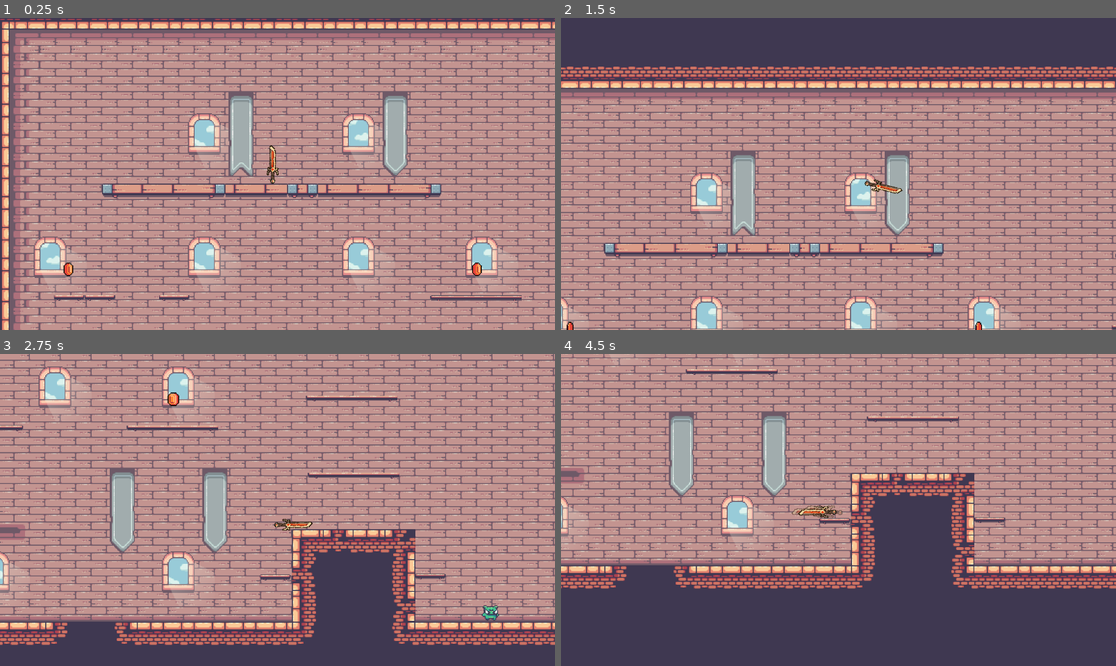
Above: before the commit, frames 1-4 (two rows, left to right).
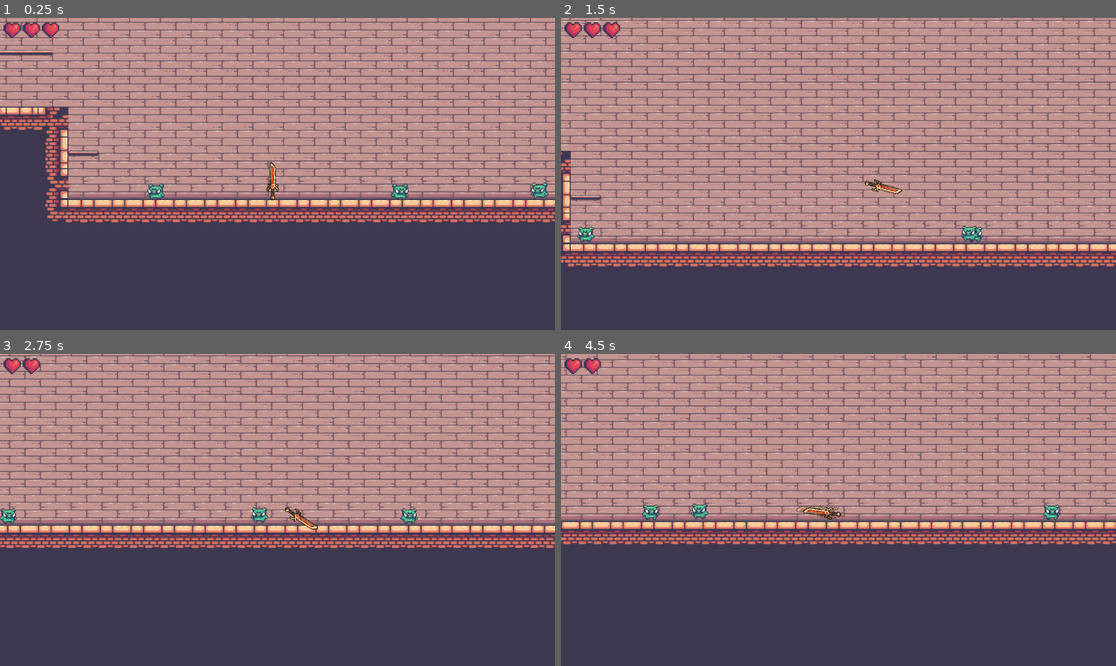
Above: after the commit, the same moments.

Repository: DonTangen/KnifeFight
Game: Godot game, scene res://scenes/game.tscn
Same seed, same stepped clock (60 frames per second), same inputs: the game is played once before the commit and once after it. Before the commit the project has no main scene; this scene is started directly in both runs.
Inputs (mouse positions are in pixels of both pictures, inside the frame that each line leads up to):
- Up to frame 1 (0.25 s): no input
- Up to frame 2 (1.5 s): move the mouse to (960, 158) at 0.52 s; hold D (move_right) from 0.53 s (still down); click (960, 158) at 0.6 s; tap Space (jump) at 0.77 s; move the mouse to (727, 189) at 1.27 s; right-click (727, 189) at 1.35 s
- Up to frame 3 (2.75 s): tap Space (jump) at 1.52 s; move the mouse to (333, 441) at 2.02 s; release D (move_right) at 2.03 s; hold A (move_left) from 2.03 s (still down); click (333, 441) at 2.1 s
- Up to frame 4 (4.5 s): move the mouse to (810, 572) at 2.77 s; release A (move_left) at 2.78 s; hold D (move_right) 2.78-4.28 s; right-click (810, 572) at 2.85 s; tap Space (jump) at 3.02, 3.77 s; move the mouse to (1005, 556) at 3.52 s; click (1005, 556) at 3.6 s; move the mouse to (672, 463) at 4.27 s; hold A (move_left) from 4.28 s (still down); right-click (672, 463) at 4.35 s

The runs differ from the first frame. In frame 1, 66% of the frame differs, in the area x 0-100%, y 0-100%; in frame 2, 71%; in frame 3, 57%; in frame 4, 44%.

Commit message:
chore: merging all branches

Diff:
--- a/project.godot
+++ b/project.godot
@@ -11,9 +11,16 @@
 [application]
 
 config/name="KnifeFight"
-run/main_scene="res://title_screen.tscn"
+run/main_scene="res://scenes/title_screen.tscn"
 config/features=PackedStringArray("4.3", "GL Compatibility")
-config/icon="res://icon.svg"
+
+[audio]
+
+buses/default_bus_layout="res://assets/Music/default_bus_layout.tres"
+
+[autoload]
+
+Livescounter="*res://scripts/livescounter.gd"
 
 [input]
 
--- a/scenes/game.tscn
+++ b/scenes/game.tscn
@@ -1,15 +1,17 @@
-[gd_scene load_steps=24 format=4 uid="uid://ic0y2tbq4388"]
+[gd_scene load_steps=26 format=4 uid="uid://ic0y2tbq4388"]
 
 [ext_resource type="Texture2D" uid="uid://cordc2owd3p8y" path="res://assets/Sprites/14-TileSets/Terrain (32x32).png" id="2_567as"]
 [ext_resource type="Texture2D" uid="uid://dxclxjclegx28" path="res://assets/Sprites/14-TileSets/Decorations (32x32).png" id="2_svggb"]
 [ext_resource type="PackedScene" uid="uid://bwjlqx13ye2sy" path="res://scenes/sword_player.tscn" id="3_pxbj5"]
 [ext_resource type="Texture2D" uid="uid://bdb31i5bhluqj" path="res://assets/32 Free Weapon Icons/Icons/Iicon_32_22.png" id="4_kkd5n"]
-[ext_resource type="PackedScene" path="res://scenes/coin.tscn" id="5_2rjnq"]
-[ext_resource type="PackedScene" path="res://scenes/killzone.tscn" id="6_chwyg"]
-[ext_resource type="PackedScene" uid="uid://mttjrlqvcdbf" path="res://scenes/one_way_platform_big.tscn" id="6_l7m1g"]
-[ext_resource type="PackedScene" path="res://scenes/one_way_platform_small.tscn" id="7_kyjnp"]
-[ext_resource type="PackedScene" path="res://scenes/pig.tscn" id="8_etwnv"]
-[ext_resource type="AudioStream" uid="uid://bxodl0gj7xg3v" path="res://assets/Music/GameJamAwesomeHook.mp3" id="9_6ow23"]
+[ext_resource type="PackedScene" uid="uid://upe0adekrunx" path="res://scenes/killzone.tscn" id="6_chwyg"]
+[ext_resource type="AudioStream" uid="uid://cwo73jr6nshm7" path="res://assets/Music/AwesomeFinalDraftGJ.mp3" id="6_ipafk"]
+[ext_resource type="PackedScene" uid="uid://5x6uiackw4fa" path="res://scenes/coin.tscn" id="5_2rjnq"]
+[ext_resource type="PackedScene" uid="uid://brodjchsu5qsm" path="res://scenes/one_way_platform_big.tscn" id="6_l7m1g"]
+[ext_resource type="PackedScene" uid="uid://biaed4vdyyi1j" path="res://scenes/lives.tscn" id="6_u2opf"]
+[ext_resource type="PackedScene" uid="uid://1ooyai65ai6p" path="res://scenes/one_way_platform_small.tscn" id="7_kyjnp"]
+[ext_resource type="PackedScene" uid="uid://bduynmhcdwr4o" path="res://scenes/killzone_boundaries.tscn" id="8_3r8dd"]
+[ext_resource type="PackedScene" uid="uid://beroim3bxc3dn" path="res://scenes/pig.tscn" id="8_etwnv"]
 
 [sub_resource type="TileSetAtlasSource" id="TileSetAtlasSource_0uv3l"]
 texture = ExtResource("2_567as")
@@ -315,6 +317,8 @@
 [node name="Game" type="Node2D"]
 position = Vector2(1, 0)
 
+[node name="Lives" parent="." instance=ExtResource("6_u2opf")]
+
 [node name="TileMaps" type="Node" parent="."]
 
 [node name="TileMapLayer" type="TileMapLayer" parent="TileMaps"]
@@ -329,7 +333,7 @@
 tile_set = SubResource("TileSet_l4nga")
 
 [node name="SwordPlayer" parent="." instance=ExtResource("3_pxbj5")]
-position = Vector2(-46, -264)
+position = Vector2(629, 32)
 
 [node name="MovingParticles" type="GPUParticles2D" parent="SwordPlayer"]
 show_behind_parent = true
@@ -351,7 +355,7 @@
 
 [node name="Music" type="AudioStreamPlayer2D" parent="SwordPlayer"]
 position = Vector2(46, 264)
-stream = ExtResource("9_6ow23")
+stream = ExtResource("6_ipafk")
 autoplay = true
 
 [node name="Enemies" type="Node" parent="."]
@@ -391,12 +395,14 @@
 [node name="Coin8" parent="Coins" instance=ExtResource("5_2rjnq")]
 position = Vector2(384, -297)
 
+[node name="Killzone2" parent="." instance=ExtResource("8_3r8dd")]
+
+[node name="CollisionShape2D" type="CollisionShape2D" parent="Killzone2"]
+position = Vector2(355, 116)
+shape = SubResource("WorldBoundaryShape2D_118ed")
+
 [node name="Killzone" parent="." instance=ExtResource("6_chwyg")]
 position = Vector2(355, 89)
-
-[node name="CollisionShape2D" type="CollisionShape2D" parent="Killzone"]
-position = Vector2(0, 27)
-shape = SubResource("WorldBoundaryShape2D_118ed")
 
 [node name="OneWayPlatforms" type="Node" parent="."]
 
--- /dev/null
+++ b/scenes/killzone_boundaries.tscn
@@ -0,0 +1,14 @@
+[gd_scene load_steps=2 format=3 uid="uid://bduynmhcdwr4o"]
+
+[ext_resource type="Script" path="res://scripts/killzone_boundaries.gd" id="1_1j87j"]
+
+[node name="Killzone" type="Area2D"]
+collision_mask = 2
+script = ExtResource("1_1j87j")
+
+[node name="Timer" type="Timer" parent="."]
+wait_time = 0.6
+one_shot = true
+
+[connection signal="body_entered" from="." to="." method="_on_body_entered"]
+[connection signal="timeout" from="Timer" to="." method="_on_timer_timeout"]
--- /dev/null
+++ b/scenes/lives.tscn
@@ -0,0 +1,91 @@
+[gd_scene load_steps=7 format=3 uid="uid://biaed4vdyyi1j"]
+
+[ext_resource type="Texture2D" uid="uid://cye3aflfp1t6i" path="res://assets/Sprites/12-Live and Coins/Big Heart Idle (18x14).png" id="1_3n8ng"]
+[ext_resource type="Script" path="res://scripts/lives.gd" id="1_dobh7"]
+[ext_resource type="Texture2D" uid="uid://c800n0fcy0efd" path="res://assets/Sprites/12-Live and Coins/Big Heart Hit (18x14).png" id="3_e7ae4"]
+
+[sub_resource type="AtlasTexture" id="AtlasTexture_c0ym2"]
+atlas = ExtResource("3_e7ae4")
+region = Rect2(0, 0, 18, 14)
+
+[sub_resource type="AtlasTexture" id="AtlasTexture_moqv4"]
+atlas = ExtResource("3_e7ae4")
+region = Rect2(18, 0, 18, 14)
+
+[sub_resource type="SpriteFrames" id="SpriteFrames_eh6qd"]
+animations = [{
+"frames": [{
+"duration": 1.0,
+"texture": SubResource("AtlasTexture_c0ym2")
+}, {
+"duration": 1.0,
+"texture": SubResource("AtlasTexture_moqv4")
+}],
+"loop": false,
+"name": &"Hit Heart",
+"speed": 5.0
+}]
+
+[node name="CanvasLayer" type="CanvasLayer"]
+script = ExtResource("1_dobh7")
+
+[node name="Life1" type="Sprite2D" parent="."]
+z_index = 2
+position = Vector2(24, 24)
+scale = Vector2(3, 3)
+texture = ExtResource("1_3n8ng")
+region_enabled = true
+region_rect = Rect2(58, 0, 13, 14)
+
+[node name="Life2" type="Sprite2D" parent="."]
+z_index = 2
+position = Vector2(64, 24)
+scale = Vector2(3, 3)
+texture = ExtResource("1_3n8ng")
+region_enabled = true
+region_rect = Rect2(58, 0, 13, 14)
+
+[node name="Life3" type="Sprite2D" parent="."]
+z_index = 2
+position = Vector2(104, 24)
+scale = Vector2(3, 3)
+texture = ExtResource("1_3n8ng")
+region_enabled = true
+region_rect = Rect2(58, 0, 13, 14)
+
+[node name="Timer" type="Timer" parent="."]
+one_shot = true
+
+[node name="Timer2" type="Timer" parent="."]
+wait_time = 0.3
+one_shot = true
+
+[node name="Hit1" type="AnimatedSprite2D" parent="."]
+z_index = 1
+position = Vector2(24, 24)
+scale = Vector2(3, 3)
+sprite_frames = SubResource("SpriteFrames_eh6qd")
+animation = &"Hit Heart"
+frame = 1
+frame_progress = 1.0
+
+[node name="Hit2" type="AnimatedSprite2D" parent="."]
+z_index = 1
+position = Vector2(64, 24)
+scale = Vector2(3, 3)
+sprite_frames = SubResource("SpriteFrames_eh6qd")
+animation = &"Hit Heart"
+frame = 1
+frame_progress = 1.0
+
+[node name="Hit3" type="AnimatedSprite2D" parent="."]
+z_index = 1
+position = Vector2(104, 24)
+scale = Vector2(3, 3)
+sprite_frames = SubResource("SpriteFrames_eh6qd")
+animation = &"Hit Heart"
+frame = 1
+frame_progress = 1.0
+
+[connection signal="timeout" from="Timer" to="." method="_on_timer_timeout"]
+[connection signal="timeout" from="Timer2" to="." method="_on_timer_2_timeout"]
--- a/projectile.tscn
+++ b/scenes/projectile.tscn
@@ -1,6 +1,6 @@
 [gd_scene load_steps=4 format=3 uid="uid://btj3hclwokfda"]
 
-[ext_resource type="Script" path="res://projectile.gd" id="1_gevd1"]
+[ext_resource type="Script" path="res://scripts/projectile.gd" id="1_gevd1"]
 [ext_resource type="Texture2D" uid="uid://qmtjr0jl40kj" path="res://assets/Sprites/10-Cannon/Cannon Ball.png" id="2_11f33"]
 
 [sub_resource type="CircleShape2D" id="CircleShape2D_yihm7"]
--- /dev/null
+++ b/scenes/title_screen.tscn
@@ -0,0 +1,132 @@
+[gd_scene load_steps=5 format=3 uid="uid://b6cglgj3pas4m"]
+
+[ext_resource type="Script" path="res://scripts/title_screen.gd" id="1_h0i6e"]
+[ext_resource type="Texture2D" uid="uid://cordc2owd3p8y" path="res://assets/Sprites/14-TileSets/Terrain (32x32).png" id="2_1yipq"]
+
+[sub_resource type="TileSetAtlasSource" id="TileSetAtlasSource_klc8l"]
+texture = ExtResource("2_1yipq")
+texture_region_size = Vector2i(32, 32)
+1:1/0 = 0
+2:1/0 = 0
+3:1/0 = 0
+5:1/0 = 0
+7:1/0 = 0
+8:1/0 = 0
+10:1/0 = 0
+11:1/0 = 0
+13:1/0 = 0
+14:1/0 = 0
+16:1/0 = 0
+1:2/0 = 0
+2:2/0 = 0
+3:2/0 = 0
+5:2/0 = 0
+7:2/0 = 0
+8:2/0 = 0
+10:2/0 = 0
+11:2/0 = 0
+13:2/0 = 0
+14:2/0 = 0
+16:2/0 = 0
+17:2/0 = 0
+1:3/0 = 0
+2:3/0 = 0
+3:3/0 = 0
+5:3/0 = 0
+7:4/0 = 0
+8:4/0 = 0
+10:4/0 = 0
+11:4/0 = 0
+13:4/0 = 0
+14:4/0 = 0
+16:4/0 = 0
+17:4/0 = 0
+1:5/0 = 0
+2:5/0 = 0
+3:5/0 = 0
+5:5/0 = 0
+7:5/0 = 0
+8:5/0 = 0
+10:5/0 = 0
+11:5/0 = 0
+13:5/0 = 0
+14:5/0 = 0
+16:5/0 = 0
+17:5/0 = 0
+1:7/0 = 0
+2:7/0 = 0
+3:7/0 = 0
+5:7/0 = 0
+7:7/0 = 0
+8:7/0 = 0
+10:7/0 = 0
+11:7/0 = 0
+13:7/0 = 0
+14:7/0 = 0
+16:7/0 = 0
+1:8/0 = 0
+2:8/0 = 0
+3:8/0 = 0
+5:8/0 = 0
+7:8/0 = 0
+8:8/0 = 0
+10:8/0 = 0
+11:8/0 = 0
+13:8/0 = 0
+14:8/0 = 0
+16:8/0 = 0
+17:8/0 = 0
+1:9/0 = 0
+2:9/0 = 0
+3:9/0 = 0
+5:9/0 = 0
+7:10/0 = 0
+8:10/0 = 0
+10:10/0 = 0
+11:10/0 = 0
+13:10/0 = 0
+14:10/0 = 0
+16:10/0 = 0
+17:10/0 = 0
+1:11/0 = 0
+2:11/0 = 0
+3:11/0 = 0
+5:11/0 = 0
+7:11/0 = 0
+8:11/0 = 0
+10:11/0 = 0
+11:11/0 = 0
+13:11/0 = 0
+14:11/0 = 0
+16:11/0 = 0
+17:11/0 = 0
+9:2/0 = 0
+9:1/0 = 0
+
+[sub_resource type="TileSet" id="TileSet_42xbg"]
+tile_size = Vector2i(32, 32)
+sources/1 = SubResource("TileSetAtlasSource_klc8l")
+
+[node name="Node2D" type="Node2D"]
+script = ExtResource("1_h0i6e")
+
+[node name="TileMap" type="TileMap" parent="."]
+tile_set = SubResource("TileSet_42xbg")
+format = 2
+
+[node name="Play" type="Button" parent="."]
+offset_left = 443.0
+offset_top = 141.0
+offset_right = 677.0
+offset_bottom = 273.0
+text = "Play"
+
+[node name="Quit" type="Button" parent="."]
+offset_left = 445.0
+offset_top = 362.0
+offset_right = 679.0
+offset_bottom = 494.0
+text = "Quit"
+
+[connection signal="pressed" from="Play" to="." method="_on_play_pressed"]
+[connection signal="pressed" from="Quit" to="." method="_on_quit_pressed"]
--- a/scripts/killzone.gd
+++ b/scripts/killzone.gd
@@ -3,11 +3,7 @@
 @onready var timer: Timer = $Timer
 
 func _on_body_entered(body: Node2D) -> void:
-	print("You died!")
-	Engine.time_scale = 0.5
-	body.get_node("CollisionShape2D").queue_free()
-	timer.start()
-
-func _on_timer_timeout() -> void:
-	Engine.time_scale = 1.0
-	get_tree().reload_current_scene()
+	print("HIT")
+	Livescounter.lives -= 1
+	if Livescounter.lives == 0:
+		body.get_node("CollisionShape2D").queue_free()
--- /dev/null
+++ b/scripts/killzone_boundaries.gd
@@ -0,0 +1,13 @@
+extends Area2D
+
+@onready var timer: Timer = $Timer
+
+func _on_body_entered(body: Node2D) -> void:
+	print("You Fell!")
+	Engine.time_scale = 0.5
+	body.get_node("CollisionShape2D").queue_free()
+	timer.start()
+
+func _on_timer_timeout() -> void:
+	Engine.time_scale = 1.0
+	get_tree().reload_current_scene()
--- /dev/null
+++ b/scripts/lives.gd
@@ -0,0 +1,59 @@
+extends CanvasLayer
+
+@onready var timer: Timer = $Timer
+@onready var timer2: Timer = $Timer2
+var timer1_started
+var timer2_started
+var heart1
+var heart2
+var heart3
+
+func _ready() -> void:
+	Livescounter.lives = 3
+
+func _physics_process(_delta: float) -> void:
+
+	if Livescounter.lives == 2:
+		$Life3.hide()
+		if !heart3:
+			$Hit3.play("Hit Heart")
+			heart3 = 1
+			timer2.start()
+			timer2_started = 1
+	if Livescounter.lives == 1:
+		$Life2.hide()
+		if !heart2:
+			$Hit2.play("Hit Heart")
+			heart2 = 1
+			timer2.start()
+			timer2_started = 1
+	if Livescounter.lives == 0:
+		$Life1.hide()
+		if !heart1:
+			$Hit1.play("Hit Heart")
+			heart1 = 1
+			timer2.start()
+			timer2_started = 1
+		print("You died!")
+		Engine.time_scale = 0.5
+		if !timer1_started:
+			timer.start()
+			timer1_started = 1
+
+func _on_timer_timeout() -> void:
+	Engine.time_scale = 1.0
+	timer1_started = 0
+	heart3 = 0
+	heart2 = 0
+	heart1 = 0
+	get_tree().reload_current_scene()
+
+
+func _on_timer_2_timeout() -> void:
+	timer2_started = 0
+	if Livescounter.lives == 2:
+		$Hit3.hide()
+	if Livescounter.lives == 1:
+		$Hit2.hide()
+	if Livescounter.lives == 0:
+		$Hit1.hide()
--- /dev/null
+++ b/scripts/livescounter.gd
@@ -0,0 +1,3 @@
+extends Sprite2D
+
+var lives = 3
--- a/scripts/sword_player.gd
+++ b/scripts/sword_player.gd
@@ -73,9 +73,6 @@
 			moving_particles.amount = 8
 			moving_particles.emitting = false
 
-	# Add the gravity.
-	#velocity += get_gravity()
-
 	# Fail-safe check for on death collision logic
 	if is_instance_valid(collision_shape):
 		# Rotation
@@ -95,6 +92,8 @@
 				if not ray_cast_3.is_colliding():
 					self.rotation_degrees -= rotation_speed
 					self.angular_velocity = 2
+
+
 		# Handle jump.
 		if Input.is_action_just_pressed("jump"):
 			reset_position()
@@ -104,6 +103,8 @@
 				apply_central_impulse(Vector2(0, JUMP_VELOCITY))
 			is_stuck = 0
 			moving_particles.emitting = false
+
+
 		# Sword Swing
 		if Input.is_action_just_pressed("attack-deflect") and is_stuck == 0:
 			if n == 0:
@@ -113,7 +114,10 @@
 					self.rotation_degrees += attack_rotation / 6.0
 					self.angular_velocity = 7
 					n = 1
+
+
 		# Lunging Attack
+		# Charging
 		if Input.is_action_pressed("lunge"):
 			if is_stuck == 1: reset_position()
 			if ray_cast.is_colliding() or ray_cast_2.is_colliding() or ray_cast_3.is_colliding() or ray_cast_4.is_colliding() or ray_cast_5.is_colliding() or ray_cast_6.is_colliding() or is_stuck == 1 or is_charging == 1:
@@ -126,6 +130,7 @@
 				if power <= 7: sprite.position.y += 2
 				power += 1
 				if power > 8: power = 8
+		# Releasing attack
 		if Input.is_action_just_released("lunge"):
 			self.freeze = false
 			self.gravity_scale = 1
@@ -139,28 +144,32 @@
 			lunge_direction = self.position - previous_pos
 			power = 0
 			timer.start()
+		# Checking if stab would stick sword in
 		if (ray_cast_2.is_colliding() or ray_cast_13.is_colliding() or ray_cast_14.is_colliding()) and is_lunging == 1 and timer_expired == 1:
-			#self.set_deferred("freeze", true)
-			self.freeze = true
+			self.linear_velocity = Vector2.ZERO
+			self.angular_velocity = 0
 			self.gravity_scale = 0
 			sprite.position.y -= 14
 			is_lunging = 0
 			timer_expired = 0
 			is_stuck = 1
 			moving_particles.emitting = false
+		# Check if stab doesnt stick
 		if (ray_cast.is_colliding() or ray_cast_3.is_colliding() or ray_cast_4.is_colliding() or ray_cast_5.is_colliding() or …(248 unchanged characters)…
 			self.freeze = false
 			self.gravity_scale = 1
 			is_lunging = 0
 			moving_particles.emitting = false
 			timer_expired = 0
+
+
 		# Apply movement
 		if direction: self.apply_force(velocity, Vector2(0,0))
 		else: self.apply_force(-velocity, Vector2(0,0))
 
+	# On death mechanics
 	if not is_instance_valid(collision_shape):
 		self.apply_force(-velocity, Vector2(0,0))
-		print("instance not valid")
 
 	previous_pos = self.position
 	#print("is stuck")
Not shown, added: assets/Music/AwesomeFinalDraftGJ.mp3.import
Renamed: default_bus_layout.tres -> assets/Music/default_bus_layout.tres
Not shown, changed: icon.svg.import
Renamed: canon.tscn -> scenes/canon.tscn
Renamed: projectile.gd -> scripts/projectile.gd
Renamed: title_screen.gd -> scripts/title_screen.gd
Not shown, added: assets/Music/AwesomeFinalDraftGJ.mp3
